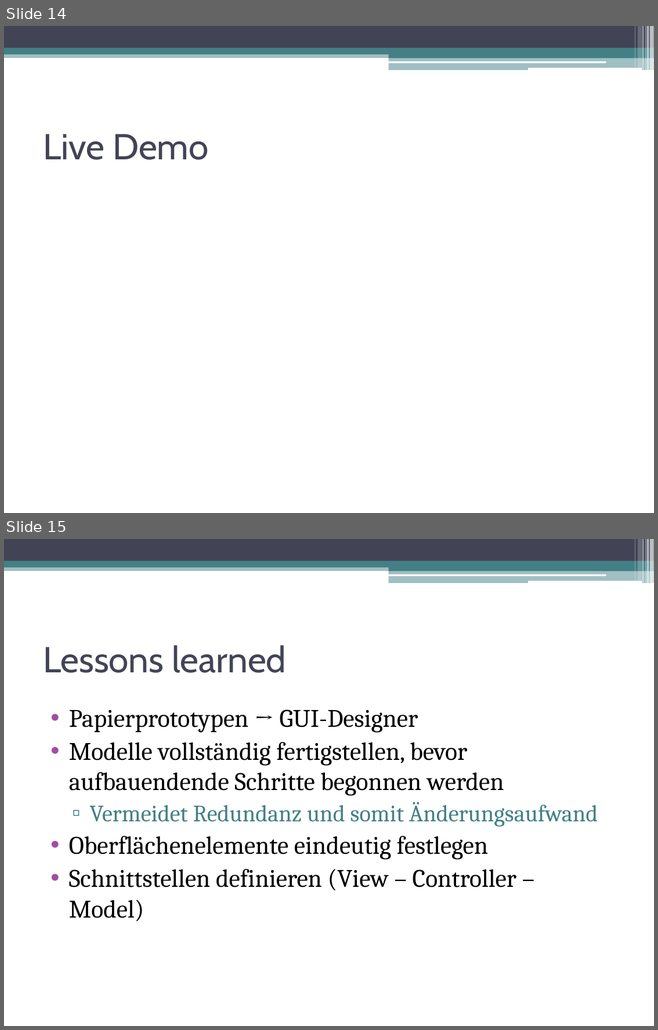
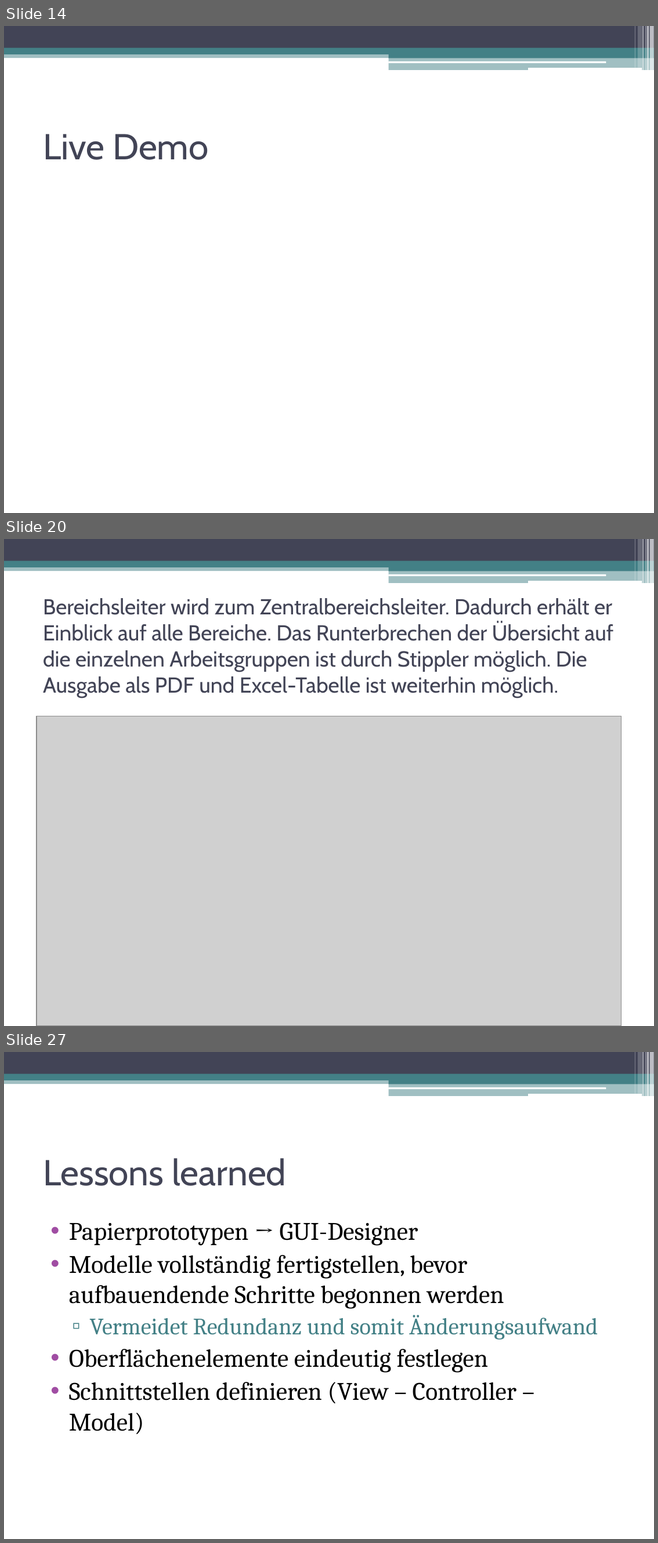
Before and after one commit to DanJoeHa/Fallstudie, a slide deck: Projektmanagement/Abschlusspräsentation.pptx. Shown one above the other, each under a label of ours: slides 14 and 15 before the commit, slides 14, 20 and 27 after it; the slides between them are not shown. The pictures are 658x1030 and 658x1543 pixels, drawn with LibreOffice and Linux fonts; fonts in the diff are those of the drawing; grey boxes stand for pictures. Boxes give left, top, right and bottom in pixels: in the first picture for what was removed or moved away, otherwise in the second. Text is boxed around its words. In the diff, an @@ line names an element or a change of style, - is before the commit and + after.

```diff
--- a/Projektmanagement/Abschlusspräsentation.pptx
+++ b/Projektmanagement/Abschlusspräsentation.pptx
@@ slide 20 added at <box>4,539,654,1026</box>, background #FFFFFF; not listed: 13 template elements that a slide beside it also shows @@
@@ title added at <box>43,598,613,697</box>, 24 pt, text #424456 @@
+Bereichsleiter wird zum Zentralbereichsleiter. Dadurch erhält er Einblick auf alle Bereiche. Das Runterbrechen der Übersicht auf die einzelnen Arbeitsgruppen ist durch Stippler möglich. Die Ausgabe als PDF und Excel-Tabelle ist weiterhin möglich.
@@ picture added at <box>36,716,621,1026</box> @@
@@ what was slide 15 is now slide 27 @@
```
Also in this commit, not shown: 1 slide changed, 11 other slides added, 1 other file.
